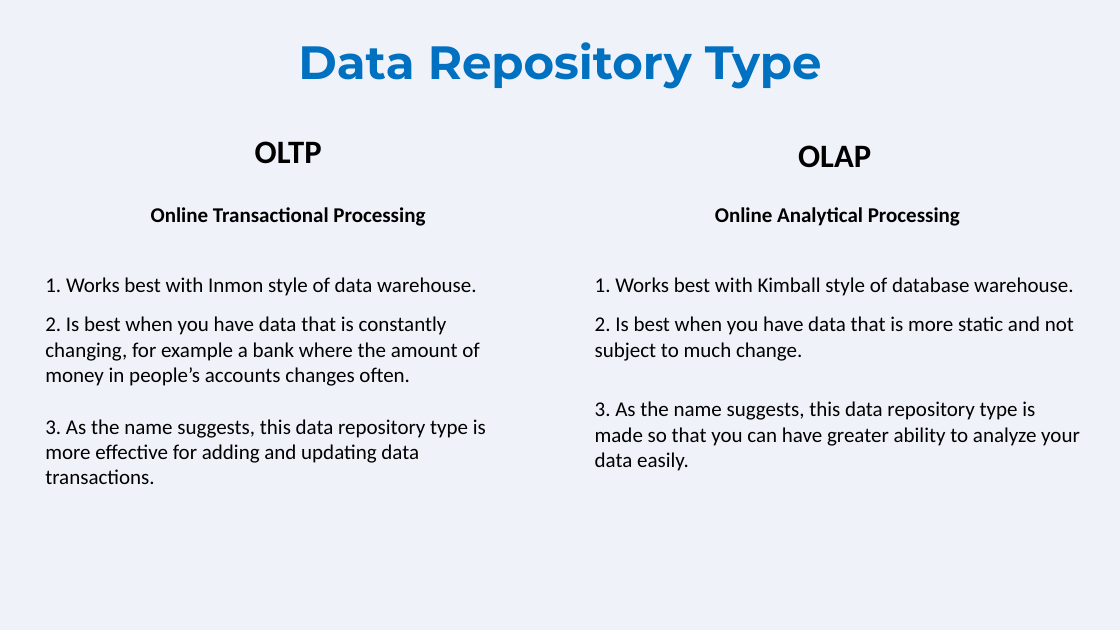
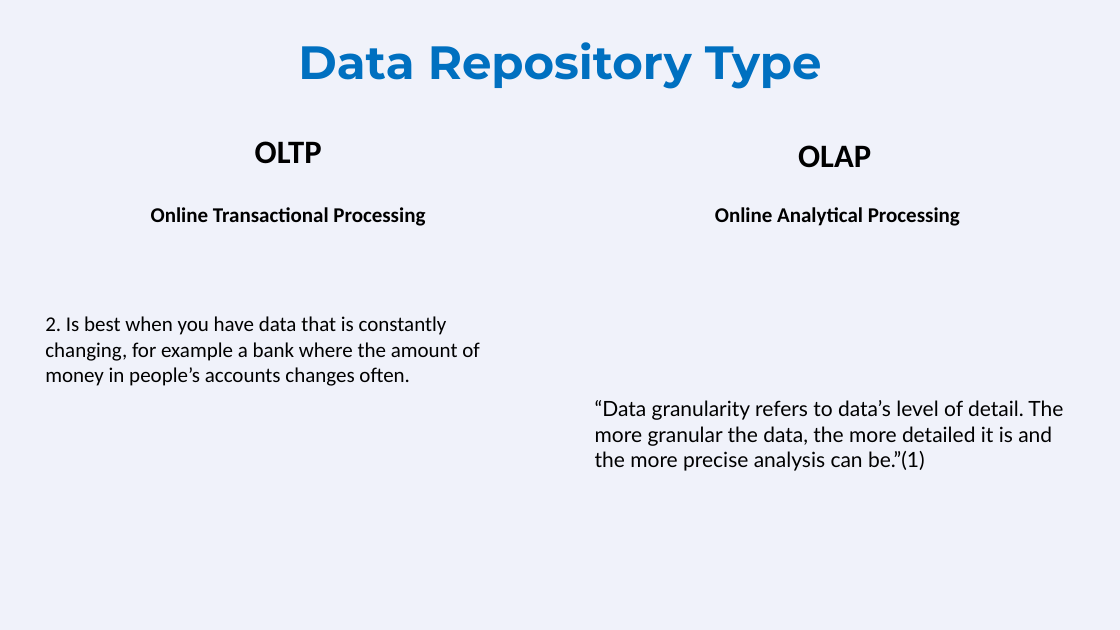
Before and after one commit to astorytraveler/astorytraveler.github.io, a slide deck: slide 2 of wwr/images/ETL Presentation.pptx. Drawn at 1120x630 pixels with LibreOffice and Linux fonts; fonts in the diff are those of the drawing. Boxes give left, top, right and bottom in pixels: in the first picture for what was removed or moved away, otherwise in the second. Text is boxed around its words. In the diff, an @@ line names an element or a change of style, - is before the commit and + after.

```diff
--- a/wwr/images/ETL Presentation.pptx
+++ b/wwr/images/ETL Presentation.pptx
@@ text removed at box(45, 277, 476, 296) @@
-1. Works best with Inmon style of data warehouse.
@@ text removed at box(595, 277, 1073, 296) @@
-1. Works best with Kimball style of database warehouse.
@@ text removed at box(595, 316, 1074, 361) @@
-2. Is best when you have data that is more static and not subject to much change.
@@ text removed at box(45, 419, 486, 484) @@
-3. As the name suggests, this data repository type is more effective for adding and updating data transactions.
@@ text at box(595, 400, 1063, 471): text changed; font Calibri to Lato @@
-3. As the name suggests, this data repository type is made so that you can have greater ability to analyze your data easily.
+“Data granularity refers to data’s level of detail. The more granular the data, the more detailed it is and the more precise analysis can be.”(1)
```
Also in this commit, not shown: 1 slide added, 1 slide removed, 4 other files.
